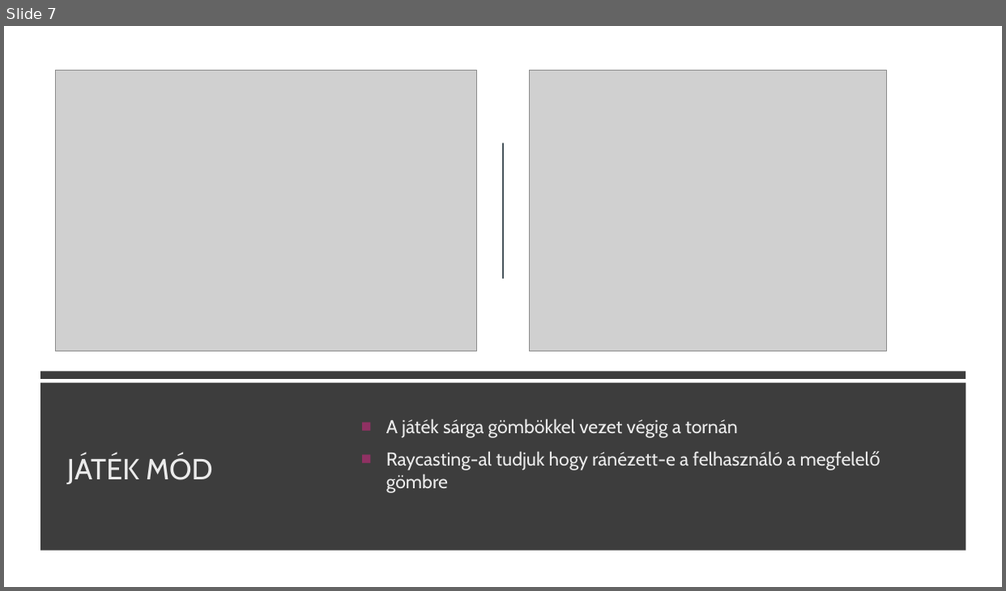
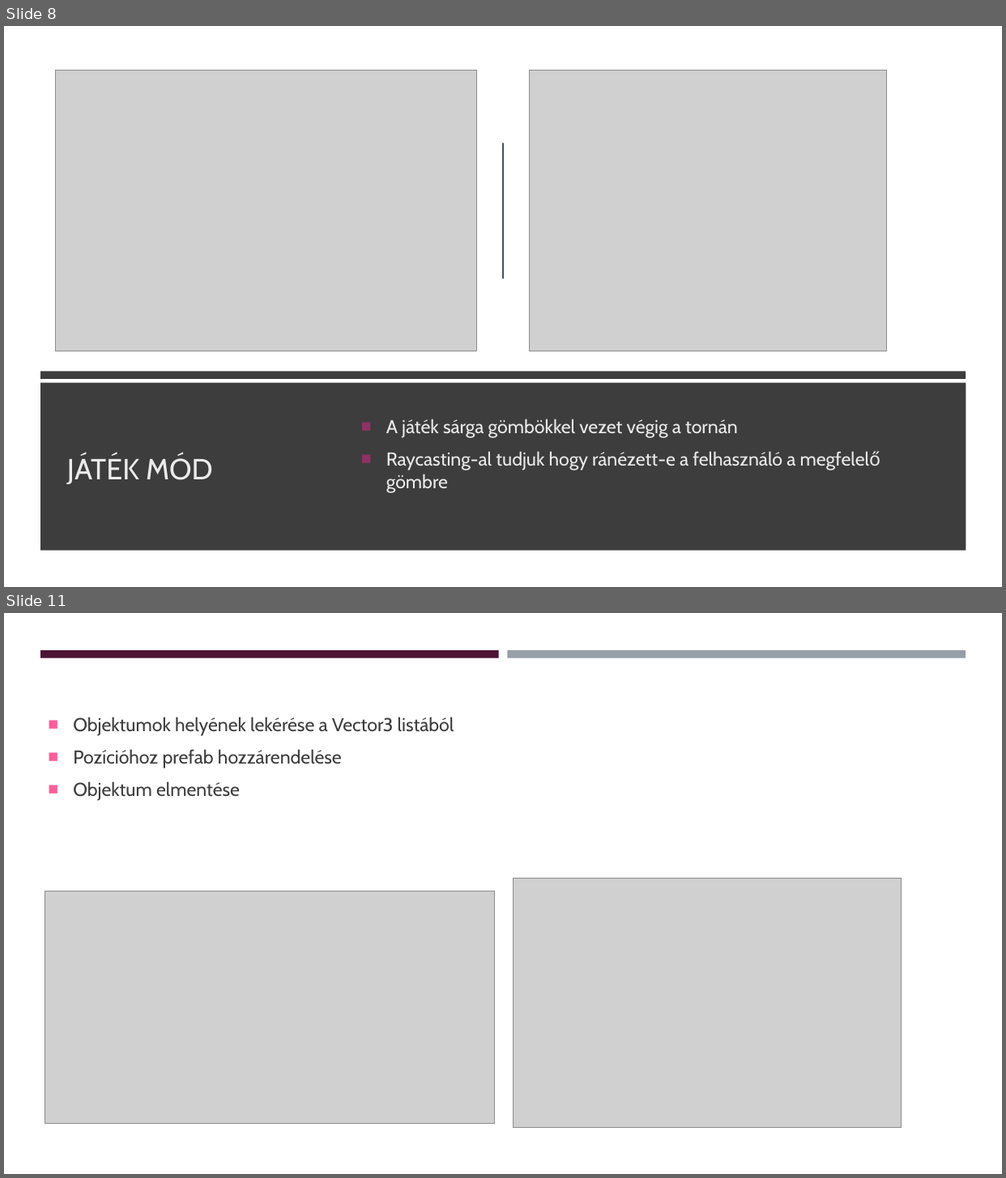
Before and after one commit to KihiraLove/Szakdoga, a slide deck: Documents/VR játék fejlesztés Rehabilitációs célra.pptx. Shown one above the other, each under a label of ours: slide 7 before the commit, slides 8 and 11 after it; the slides between them are not shown. The pictures are 1006x591 and 1006x1178 pixels, drawn with LibreOffice and Linux fonts; fonts in the diff are those of the drawing; grey boxes stand for pictures. Boxes give left, top, right and bottom in pixels: in the first picture for what was removed or moved away, otherwise in the second. Text is boxed around its words. In the diff, an @@ line names an element or a change of style, - is before the commit and + after.

```diff
--- a/Documents/VR játék fejlesztés Rehabilitációs célra.pptx
+++ b/Documents/VR játék fejlesztés Rehabilitációs célra.pptx
@@ slide 11 added at box(4, 613, 1002, 1174), background #FFFFFF @@
@@ rectangle added at box(4, 613, 1002, 1174), fill #FFFFFF @@
@@ rectangle added at box(40, 650, 499, 658), fill #4D1434 @@
@@ rectangle added at box(507, 650, 965, 658), fill #969FA7 @@
@@ text added at box(73, 717, 454, 801), 18 pt, text #3D3D3D @@
+■ Objektumok helyének lekérése a Vector3 listából
+■ Pozícióhoz prefab hozzárendelése
+■ Objektum elmentése
@@ picture added at box(513, 879, 901, 1128) @@
@@ picture added at box(45, 892, 494, 1124) @@
@@ what was slide 7 is now slide 8 @@
```
Also in this commit, not shown: 4 other slides added, 3 other files.
